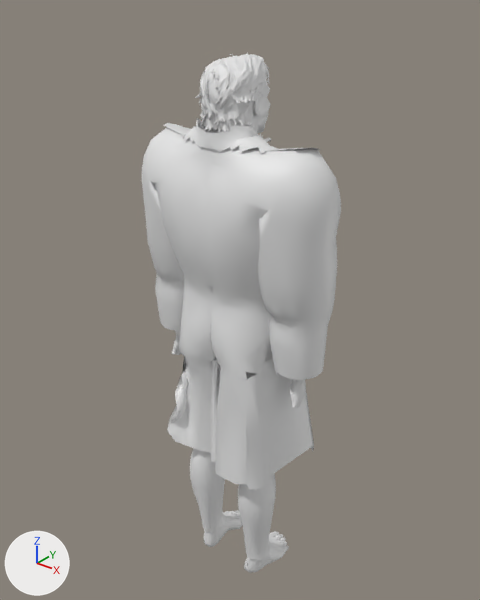
One commit to the glTF model assets/people/bold_cowboy_rodin.glb: the scene before it, then after it.
Before and after are seen from a camera (50 mm lens) standing at (1.15, -1.414, 1.94) and looking at (-0.022, 0.05, 1.033). Arrows for +X, +Y and +Z are at lower left; the lights stay in place. The picture after the commit comes second.

In view in the first picture: 'body_head', 'body_skin', 'cloth_coat', 'cloth_trousers'.
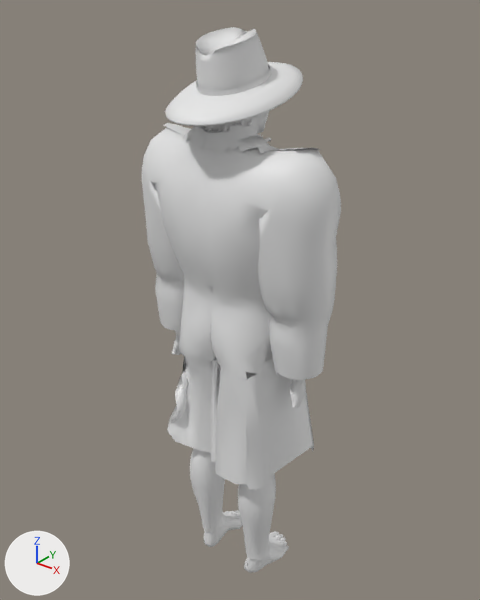
The change, as JSON lines over the scene's bpy script:
```json
{"op": "add", "block": "me_cloth_hat_brim", "code": ["me_cloth_hat_brim = bpy.data.meshes.new('cloth_hat_brim')", "me_cloth_hat_brim.from_pydata(...)  # 480 vertices, 864 faces; spans x -0.161..0.163, y -0.208..0.204, z 1.614..1.729"]}
{"op": "add", "block": "me_cloth_hat_band", "code": ["me_cloth_hat_band = bpy.data.meshes.new('cloth_hat_band')", "me_cloth_hat_band.from_pydata(...)  # 96 vertices, 96 faces; spans x -0.091..0.094, y -0.111..0.1, z 1.671..1.739"]}
{"op": "add", "block": "me_cloth_hat", "code": ["me_cloth_hat = bpy.data.meshes.new('cloth_hat')", "me_cloth_hat.from_pydata(...)  # 385 vertices, 720 faces; spans x -0.087..0.091, y -0.115..0.096, z 1.672..1.823"]}
{"op": "add", "block": "ob_cloth_hat_brim", "code": ["ob_cloth_hat_brim = bpy.data.objects.new('cloth_hat_brim', me_cloth_hat_brim)", "ob_cloth_hat_brim.location = (0.0, 0.0, 0.0)"]}
{"op": "add", "block": "ob_cloth_hat_band", "code": ["ob_cloth_hat_band = bpy.data.objects.new('cloth_hat_band', me_cloth_hat_band)", "ob_cloth_hat_band.location = (0.0, 0.0, 0.0)"]}
{"op": "add", "block": "ob_cloth_hat", "code": ["ob_cloth_hat = bpy.data.objects.new('cloth_hat', me_cloth_hat)", "ob_cloth_hat.location = (0.0, 0.0, 0.0)"]}
```

What differs and where, as boxes [x1, y1, x2, y2] in the pictures (480 x 600 px):
```json
{"object": "cloth_hat_brim", "change": "added", "after": [165, 62, 303, 126]}
{"object": "cloth_hat", "change": "added", "after": [196, 27, 269, 91]}
{"object": "cloth_hat_band", "change": "added", "after": [196, 64, 271, 96]}
{"object": "body_head", "change": "unchanged, covered by the edit", "before": [195, 53, 271, 133], "after": [201, 111, 269, 133]}
```
